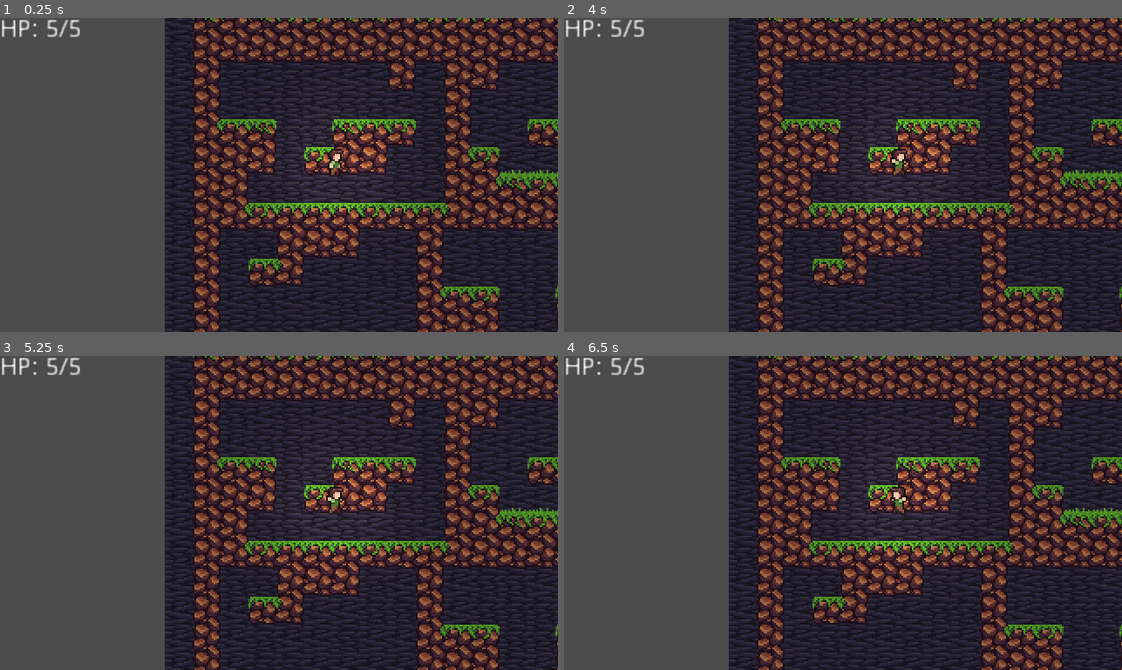
Above: before the commit, frames 1-4 (two rows, left to right).
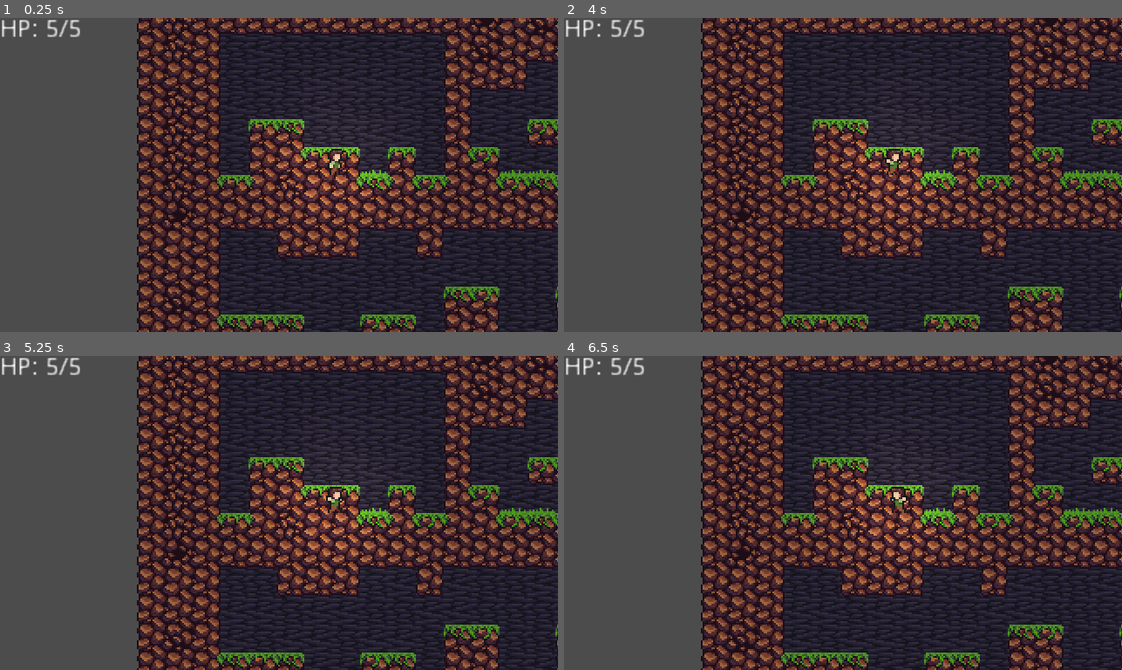
Above: after the commit, the same moments.

Repository: jasonrobwebster/Cave
Game: Godot game, scene res://scenes/Level1-1.tscn
Two runs of this game, one before a commit and one after it. Both use one fixed random seed, a clock stepped at 60 frames per second and the inputs below. This scene is started directly instead of the project's main scene.
Inputs:
- Up to frame 1 (0.25 s): no input
- Up to frame 2 (4 s): tap Enter at 0.5, 2, 3.5 s; hold Right (ui_right) 0.53-2.03 s; tap Space (jump) at 0.77, 1.25, 1.52, 2.75, 3.02, 3.77 s; hold Left (ui_left) 2.03-2.78 s; hold Right (ui_right) from 2.78 s (still down)
- Up to frame 3 (5.25 s): tap Space (jump) at 4.25, 4.52 s; release Right (ui_right) at 4.28 s; hold Left (ui_left) 4.28-5.03 s; hold Right (ui_right) from 5.03 s (still down)
- Up to frame 4 (6.5 s): release Right (ui_right) at 5.78 s; hold Left (ui_left) from 5.78 s (still down); tap Space (jump) at 6.02 s

The runs differ from the first frame. In frame 1, 23% of the frame differs, in the area x 24-100%, y 0-100%; in frame 2, 23%; in frame 3, 23%; in frame 4, 23%.

Commit message:
adjusted wall thickness and LRBT appearance chance

Diff:
--- a/modular/RandomWalker.gd
+++ b/modular/RandomWalker.gd
@@ -32,7 +32,7 @@
 onready var _rooms: ModularRooms = ModularScene.instance()
 onready var _room_space := ActionSpace.new(
 	_rooms.Type.values(),
-	[1, 1, 3, 1, 1, 1, 1, 1, 1, 1],  #{L, R, LR, LB, RB, LT, RT, LRT, LRB, LRBT}
+	[1, 1, 3, 1, 1, 1, 1, 1, 1, 0.5],  #{L, R, LR, LB, RB, LT, RT, LRT, LRB, LRBT}
 	_room_mask
 )
 
@@ -145,8 +145,8 @@
 	var y_bottom = _grid_to_tile_map(bbox).y + _rooms.room_size.y
 
 	# fill top & bottom
-	for y in range(-1, 0):
-		for x in range(-1, x_right + 1):
+	for y in range(-3, 0):
+		for x in range(-3, x_right + 3):
 			var top_v := Vector2(x, y)
 			var bot_v := Vector2(x, y_bottom - y - 1)
 			_walls.set_cellv(top_v, _rooms.wall_id)
@@ -154,7 +154,7 @@
 
 	# fill left & right
 	for y in range(0, y_bottom):
-		for x in range(-1, 0):
+		for x in range(-3, 0):
 			var left_v := Vector2(x, y)
 			var right_v := Vector2(x_right - x - 1, y)
 			_walls.set_cellv(left_v, _rooms.wall_id)
